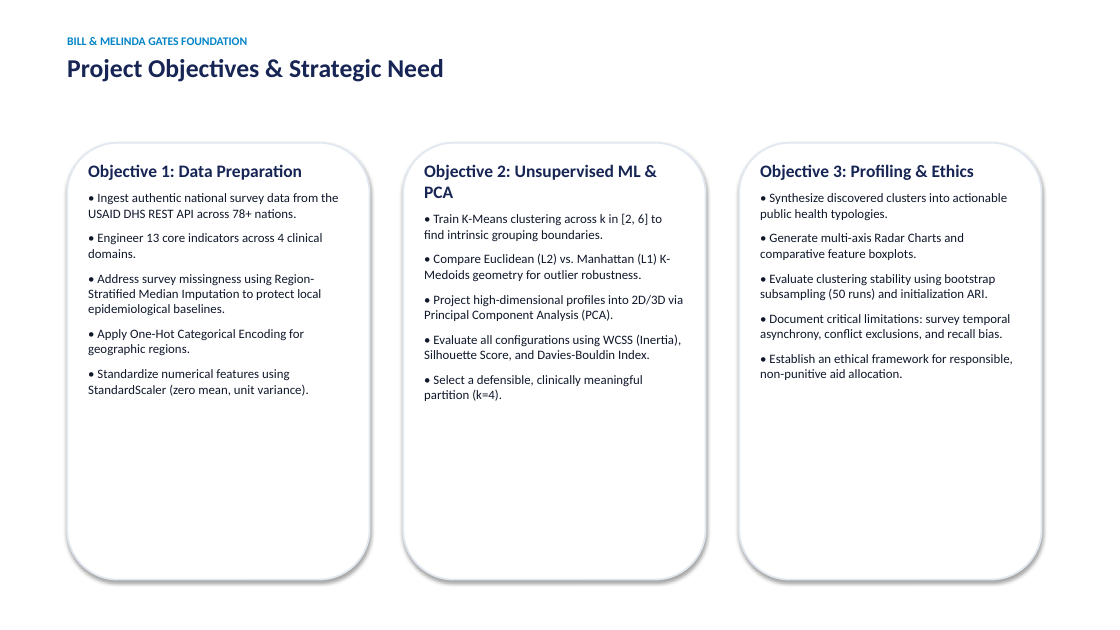
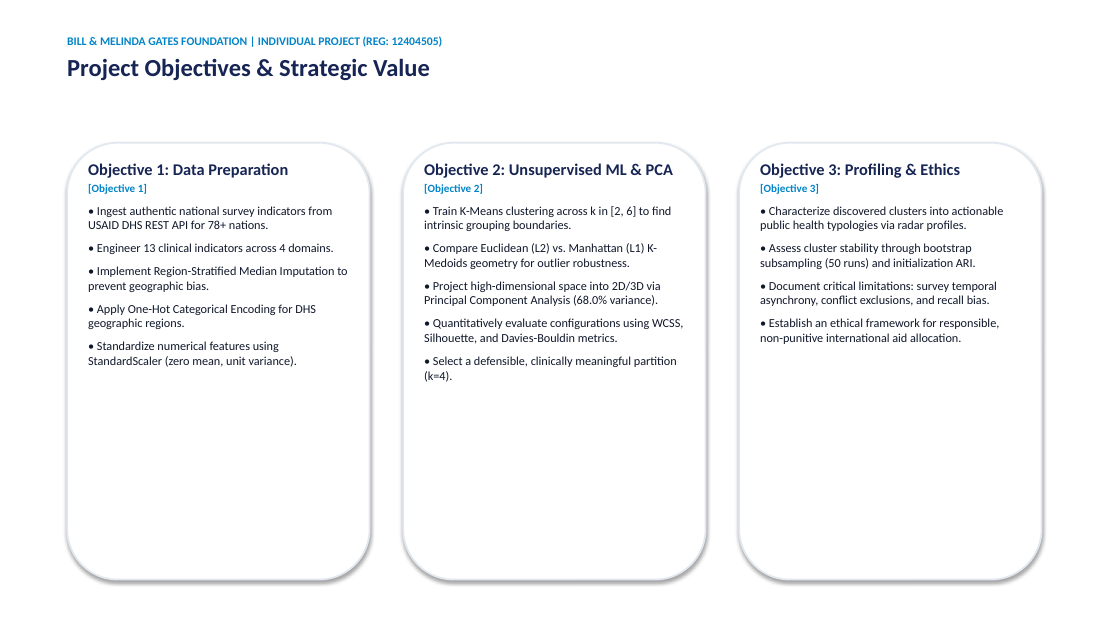
Before and after one commit to Mayank0053/Country-Maternal-Child-Health-Profile-Segmentation-Dashboard--, a slide deck: slide 3 of Country_MCH_Segmentation_Presentation.pptx. Drawn at 1120x630 pixels with LibreOffice and Linux fonts; fonts in the diff are those of the drawing. Boxes give left, top, right and bottom in pixels: in the first picture for what was removed or moved away, otherwise in the second. Text is boxed around its words. In the diff, an @@ line names an element or a change of style, - is before the commit and + after.

Commit message:
feat: upgrade to dynamic non-static FastAPI backend, light-themed dashboard, root preprocessed data files, and explicit individual project PPT/report

```diff
--- a/Country_MCH_Segmentation_Presentation.pptx
+++ b/Country_MCH_Segmentation_Presentation.pptx
@@ text at [67,36,443,80]: text changed; size 22 to 10 pt; text colour #172554 to #0284C7 @@
-BILL & MELINDA GATES FOUNDATION
-Project Objectives & Strategic Need
+BILL & MELINDA GATES FOUNDATION | INDIVIDUAL PROJECT (REG: 12404505)
+Project Objectives & Strategic Value
@@ text at [88,163,297,367]: size 15 to 14 pt in "Objective 1: Data Preparation"; size 11 to 10.5 pt in "• Standardize numerical features using StandardScaler (zero ..."; less space between paragraphs @@
@@ text at [424,163,677,382]: size 15 to 14 pt in "Objective 2: Unsupervised ML & PCA"; size 11 to 10.5 pt in "• Train K-Means clustering across k in ...", "• Compare Euclidean (L2) vs. Manhattan (L1) ...", "• Select a defensible, clinically meaningful partition ..."; less space between paragraphs @@
@@ text at [760,163,997,306]: size 15 to 14 pt in "Objective 3: Profiling & Ethics"; size 11 to 10.5 pt in "• Document critical limitations: survey temporal asynchrony, ..."; less space between paragraphs @@
@@ text at [88,184,347,329]: text changed; size 11 to 10.5 pt @@
-• Ingest authentic national survey data from the USAID DHS REST API across 78+ nations.
-• Engineer 13 core indicators across 4 clinical domains.
-• Address survey missingness using Region-Stratified Median Imputation to protect local epidemiological baselines.
-• Apply One-Hot Categorical Encoding for geographic regions.
+[Objective 1]
+• Ingest authentic national survey indicators from USAID DHS REST API for 78+ nations.
+• Engineer 13 clinical indicators across 4 domains.
+• Implement Region-Stratified Median Imputation to prevent geographic bias.
+• Apply One-Hot Categorical Encoding for DHS geographic regions.
@@ text at [424,184,483,194]: paragraph added @@
+[Objective 2]
@@ text at [760,184,1004,269]: text changed; size 11 to 10.5 pt @@
-• Synthesize discovered clusters into actionable public health typologies.
-• Generate multi-axis Radar Charts and comparative feature boxplots.
-• Evaluate clustering stability using bootstrap subsampling (50 runs) and initialization ARI.
+[Objective 3]
+• Characterize discovered clusters into actionable public health typologies via radar profiles.
+• Assess cluster stability through bootstrap subsampling (50 runs) and initialization ARI.
@@ text at [424,281,683,344]: text changed; size 11 to 10.5 pt @@
-• Project high-dimensional profiles into 2D/3D via Principal Component Analysis (PCA).
-• Evaluate all configurations using WCSS (Inertia), Silhouette Score, and Davies-Bouldin Index.
+• Project high-dimensional space into 2D/3D via Principal Component Analysis (68.0% variance).
+• Quantitatively evaluate configurations using WCSS, Silhouette, and Davies-Bouldin metrics.
@@ text at [760,318,999,344]: text changed; size 11 to 10.5 pt @@
-• Establish an ethical framework for responsible, non-punitive aid allocation.
+• Establish an ethical framework for responsible, non-punitive international aid allocation.
```
Also in this commit, not shown: 12 other slides changed, 1 slide added, 2 slides removed, 20 other files.
